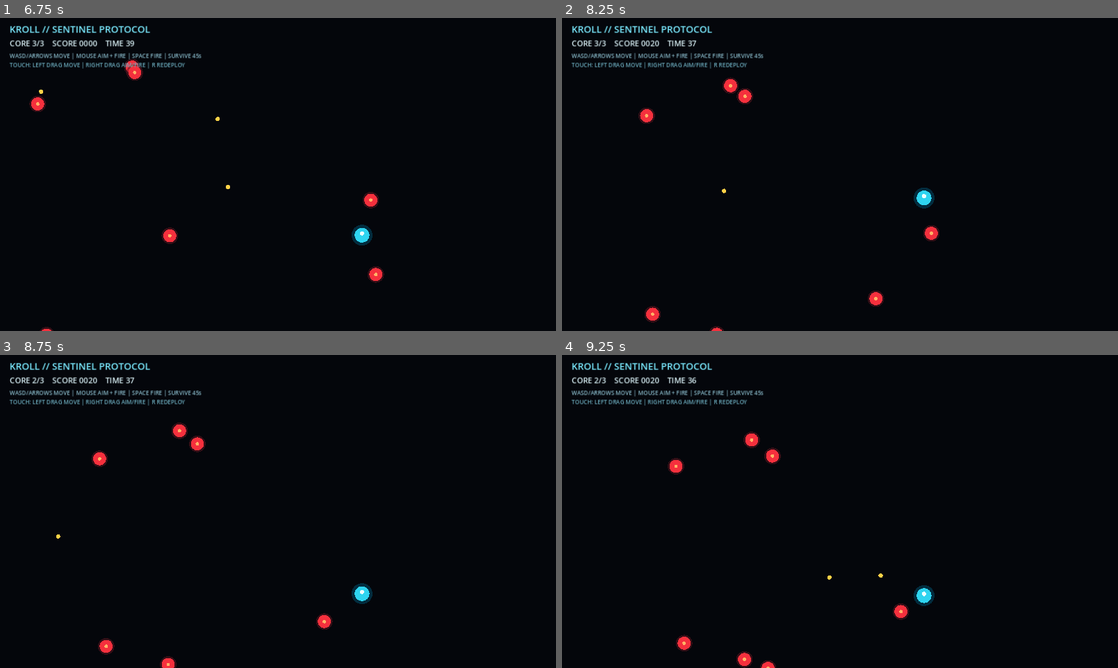
Above: before the commit, frames 1-4 (two rows, left to right).
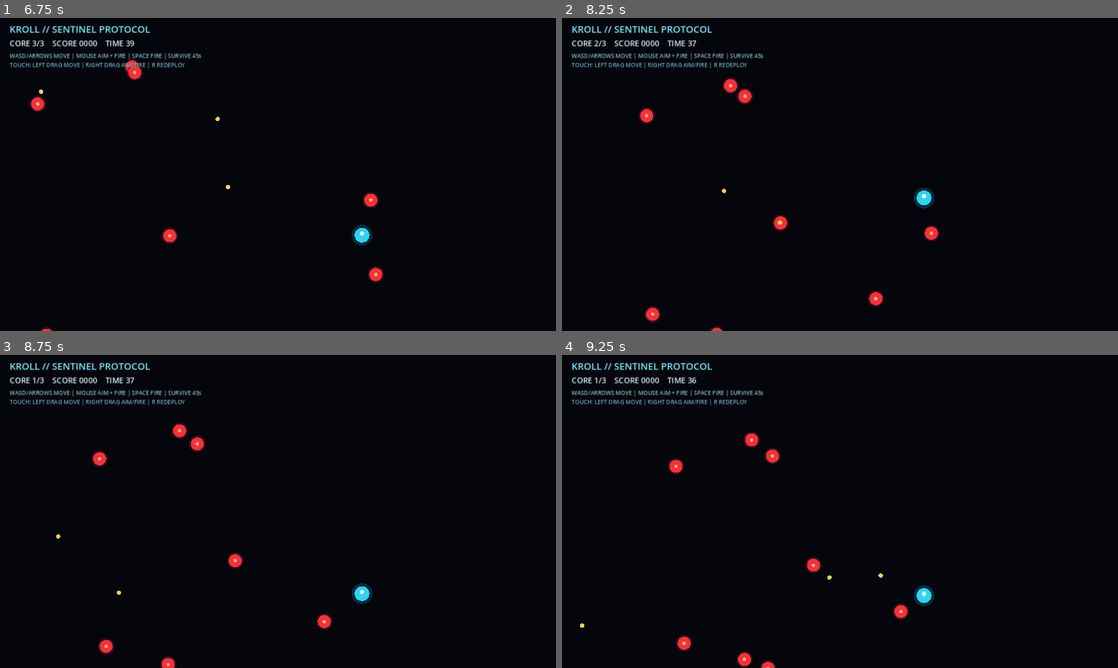
Above: after the commit, the same moments.

Repository: qaqp980520-prog/2126-Survival
Game: Godot game, scene res://main.tscn
Two runs of this game, one before a commit and one after it. Both use one fixed random seed, a clock stepped at 60 frames per second and the inputs below.
Inputs (mouse positions are in pixels of both pictures, inside the frame that each line leads up to):
- Up to frame 1 (6.75 s): tap Enter at 0.5 s; move the mouse to (400, 158) at 0.52 s; hold D 0.53-1.25 s; tap R every 1.5 s from 0.6 to 6.6 s; click (400, 158) at 0.67 s; tap Space at 0.77, 3.77 s; drag from (166, 190) to (250, 237) at 1.27 s; move the mouse to (333, 105) at 2.02 s; hold D 2.03-2.75 s; drag from (250, 237) to (111, 127) at 2.77 s; move the mouse to (444, 221) at 3.52 s; hold A 3.53-4.25 s; drag from (111, 127) to (194, 96) at 4.27 s; move the mouse to (305, 174) at 5.02 s; hold S 5.03-5.75 s; click (305, 174) at 5.17 s; drag from (194, 96) to (166, 190) at 5.77 s; move the mouse to (400, 158) at 6.52 s; hold W from 6.53 s (still down)
- Up to frame 2 (8.25 s): tap Space at 6.77 s; release W at 7.25 s; drag from (728, 190) to (812, 237) at 7.27 s; move the mouse to (895, 105) at 8.02 s; hold S from 8.03 s (still down); tap R at 8.1 s
- Up to frame 3 (8.75 s): keep holding S
- Up to frame 4 (9.25 s): release S at 8.75 s; drag from (812, 574) to (673, 464) at 8.77 s

Frame 1 is identical in both runs. In frame 2, 0.1% of the frame differs, in the area x 5-41%, y 7-68%; in frame 3, 0.2%; in frame 4, 0.2%, in the area x 3-47%, y 7-88%.

Commit message:
Run 11: strengthen gameplay and settings regression coverage

Diff:
--- a/daily_games/KROLL_Sentinel_Protocol/scripts/main.gd
+++ b/daily_games/KROLL_Sentinel_Protocol/scripts/main.gd
@@ -126,10 +126,10 @@
     var size := get_viewport_rect().size
     for bullet_index in range(_bullets.size() - 1, -1, -1):
         var bullet: Dictionary = _bullets[bullet_index]
-        var position: Vector2 = bullet["position"]
+        var bullet_position: Vector2 = bullet["position"]
         var bullet_velocity: Vector2 = bullet["velocity"]
-        position += bullet_velocity * delta
-        bullet["position"] = position
+        bullet_position += bullet_velocity * delta
+        bullet["position"] = bullet_position
         bullet["life"] = float(bullet["life"]) - delta
         var hit_enemy := false
         for enemy_index in range(_enemies.size() - 1, -1, -1):
